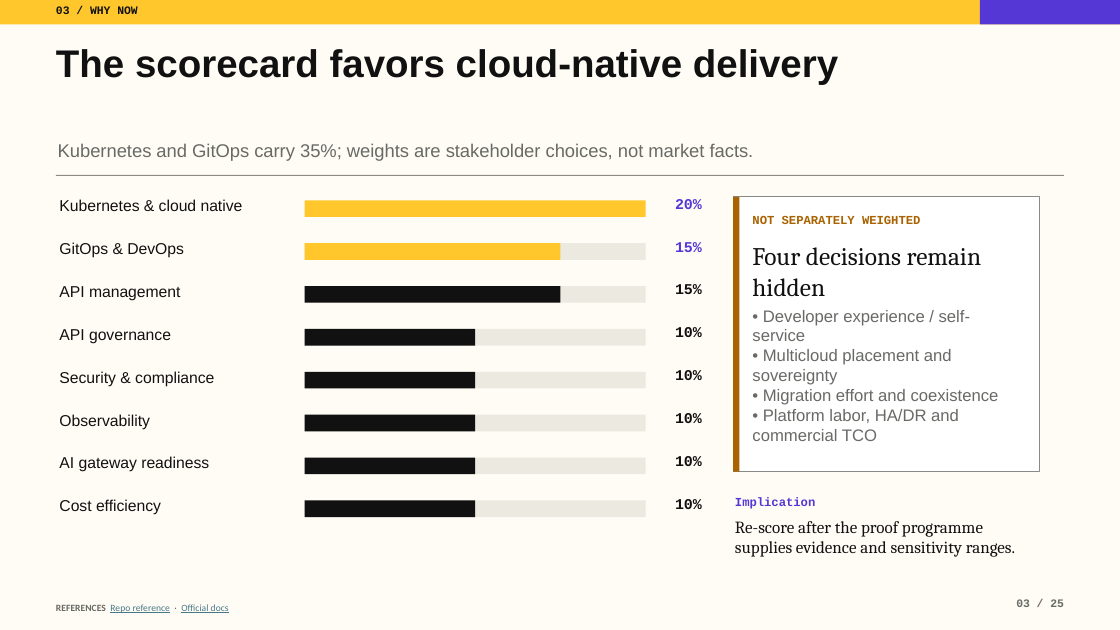
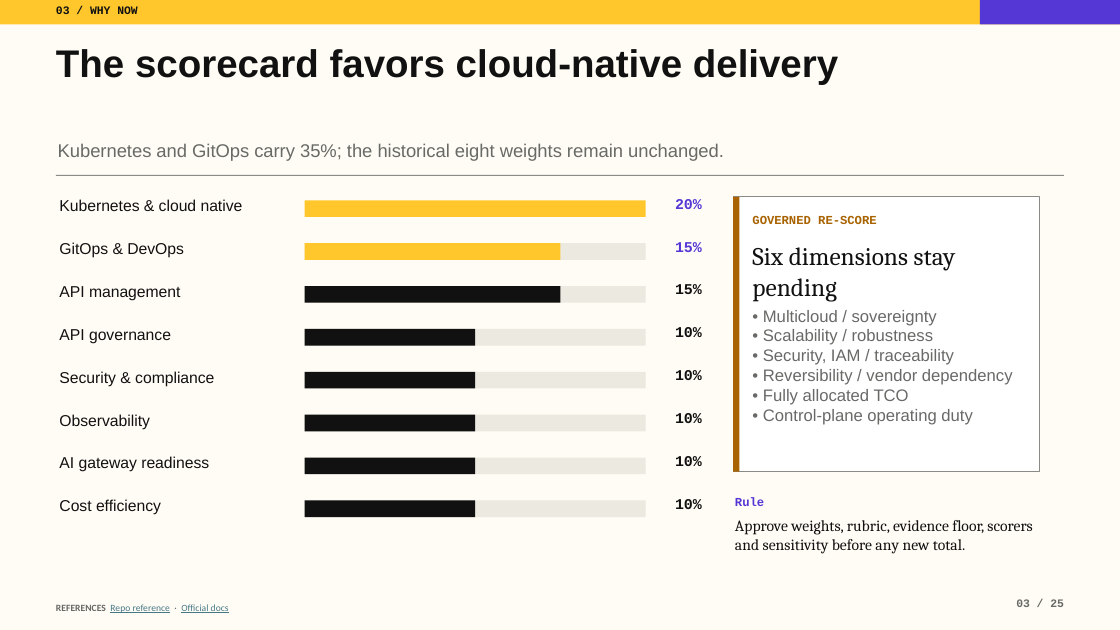
Before and after one commit to tomqwu/apim, a slide deck: slide 3 of presentations/kong-platform-journey-guided.pptx. Drawn at 1120x630 pixels with LibreOffice and Linux fonts; fonts in the diff are those of the drawing. Boxes give left, top, right and bottom in pixels: in the first picture for what was removed or moved away, otherwise in the second. Text is boxed around its words. In the diff, an @@ line names an element or a change of style, - is before the commit and + after.

Commit message:
Expand Kong evaluation assurance and migration evidence (#15)

```diff
--- a/presentations/kong-platform-journey-guided.pptx
+++ b/presentations/kong-platform-journey-guided.pptx
@@ text at <box>58,143,724,161</box>: text changed @@
-Kubernetes and GitOps carry 35%; weights are stakeholder choices, not market facts.
+Kubernetes and GitOps carry 35%; the historical eight weights remain unchanged.
@@ text at <box>752,216,876,224</box>: text changed @@
-NOT SEPARATELY WEIGHTED
+GOVERNED RE-SCORE
@@ text at <box>752,247,956,302</box>: text changed @@
-Four decisions remain hidden
+Six dimensions stay pending
@@ text at <box>763,310,1013,425</box>: text changed @@
-• Developer experience / self-service
-• Multicloud placement and sovereignty
-• Migration effort and coexistence
-• Platform labor, HA/DR and commercial TCO
+• Multicloud / sovereignty
+• Scalability / robustness
+• Security, IAM / traceability
+• Reversibility / vendor dependency
+• Fully allocated TCO
+• Control-plane operating duty
@@ text at <box>735,497,764,506</box>: text changed @@
-Implication
+Rule
@@ text at <box>735,520,1032,554</box>: text changed; size 14.6 to 13.4 pt @@
-Re-score after the proof programme supplies evidence and sensitivity ranges.
+Approve weights, rubric, evidence floor, scorers and sensitivity before any new total.
```
Also in this commit, not shown: 9 other slides changed, 22 other files.
